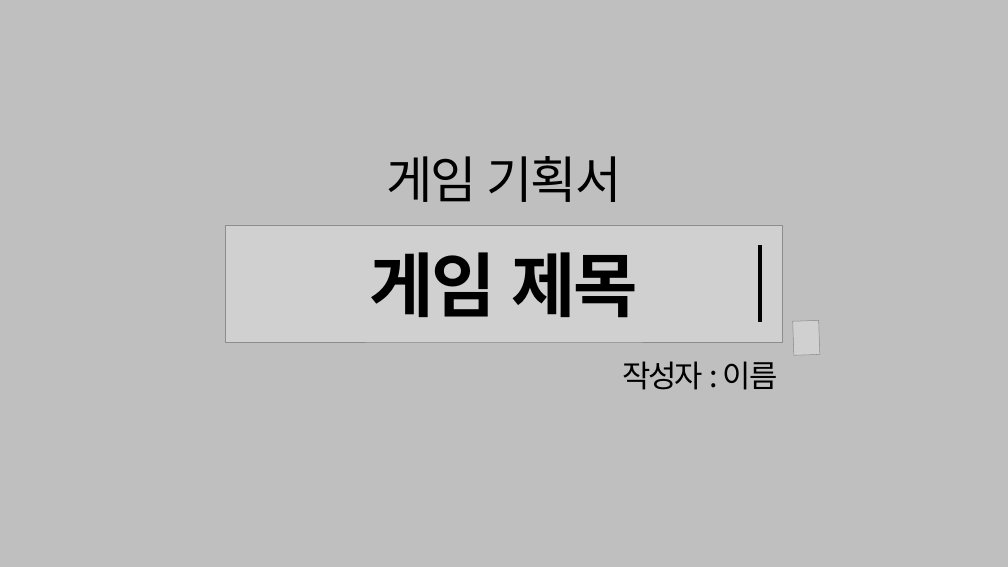
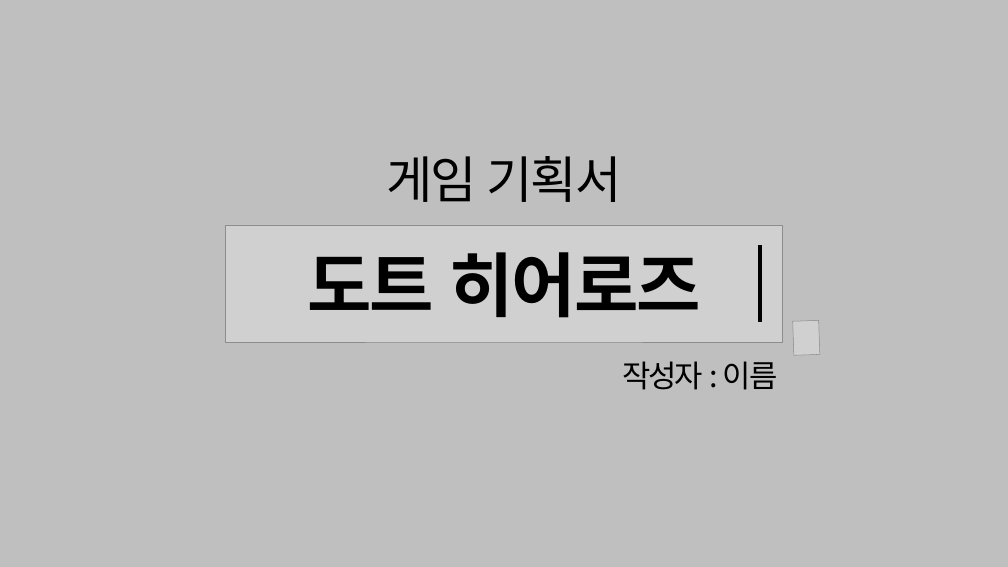
Before and after one commit to dkckacka1/DotHeros-2DPortfolio-, a slide deck: slide 1 of 기획안/수업용_게임기획서샘플 (1).pptx. Drawn at 1008x567 pixels with LibreOffice and Linux fonts; fonts in the diff are those of the drawing; grey boxes stand for pictures. Boxes give left, top, right and bottom in pixels: in the first picture for what was removed or moved away, otherwise in the second. Text is boxed around its words. In the diff, an @@ line names an element or a change of style, - is before the commit and + after.

```diff
--- a/기획안/수업용_게임기획서샘플 (1).pptx
+++ b/기획안/수업용_게임기획서샘플 (1).pptx
@@ text at <box>307,252,700,318</box>: text changed @@
-게임 제목
+도트 히어로즈
```
Also in this commit, not shown: 28 other slides changed.
